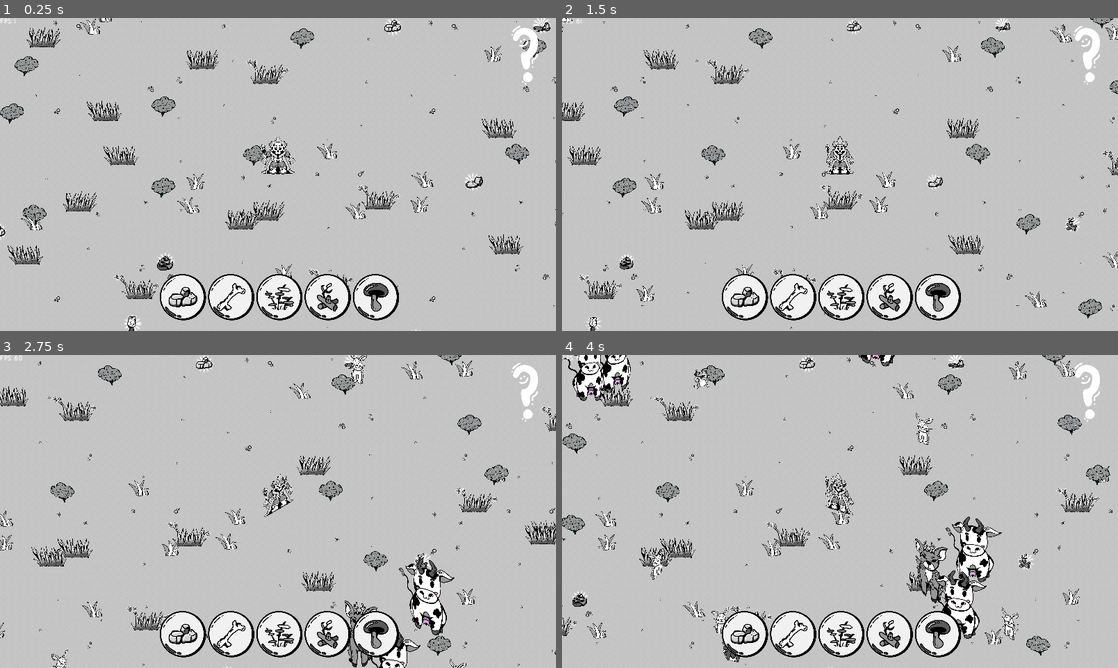
Above: before the commit, frames 1-4 (two rows, left to right).
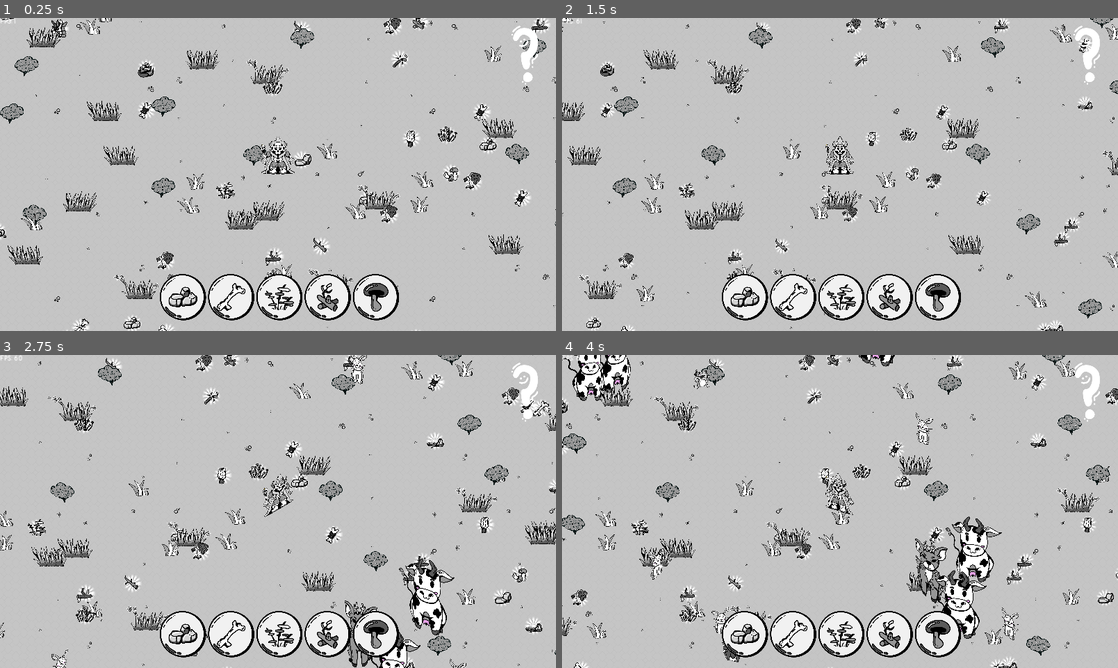
Above: after the commit, the same moments.

Repository: buloz/ld55
Game: Godot game, scene res://Scenes/Debug/DebugScene.tscn
Two runs of this game, one before a commit and one after it. Both use one fixed random seed, a clock stepped at 60 frames per second and the inputs below.
Inputs (mouse positions are in pixels of both pictures, inside the frame that each line leads up to):
- Up to frame 1 (0.25 s): no input
- Up to frame 2 (1.5 s): tap Enter (ui_accept) at 0.5, 0.77 s; move the mouse to (962, 158) at 0.52 s; press the mouse at (962, 158) at 0.53 s; hold D (move_right) 0.53-1.25 s; release the mouse at (962, 158) at 1.25 s; drag from (728, 190) to (562, 36) at 1.27 s
- Up to frame 3 (2.75 s): move the mouse to (333, 442) at 2.02 s; press the mouse at (333, 442) at 2.03 s; hold D (move_right) from 2.03 s (still down); right-click (333, 442) at 2.1 s
- Up to frame 4 (4 s): release D (move_right) at 2.75 s; release the mouse at (895, 442) at 2.75 s; drag from (812, 574) to (862, 401) at 2.77 s; move the mouse to (1006, 558) at 3.52 s; press the mouse at (1006, 558) at 3.53 s; hold A (move_left) from 3.53 s (still down); tap Enter (ui_accept) at 3.77 s

The runs differ from the first frame. In frame 1, 2.3% of the frame differs, in the area x 0-99%, y 0-100%; in frame 2, 1.8%; in frame 3, 2.3%, in the area x 5-100%, y 0-100%; in frame 4, 2.0%.

Commit message:
[Sprites, Cursor] Added new sprites and cursor sprite

Diff:
--- a/Projet/Scenes/Entity/Summon/Summon.gd
+++ b/Projet/Scenes/Entity/Summon/Summon.gd
@@ -22,8 +22,7 @@
 	chaseTarget = true
 
 func loadRandomSummon():
-	var choosenSpriteIndex: int = randi_range(0, 3)
-	loadSummonType(choosenSpriteIndex)
+	loadSummonType(randi_range(0, 3), randi_range(0, 2))
 
 func loadSpellType(spellType:int):
 	match spellType:
@@ -52,32 +51,58 @@
 		11:
 			$CasterComponent.spellScene = preload("res://Scenes/Attacks/Haunted/Howl.tscn")
 
-func loadSummonType(summonType: int):
+func loadSummonType(summonType: int, summonSubtype: int):
+
+
 	match summonType:
 		0:
-			$Sprite2D.texture = preload("res://Ressources/sprites/Summon/Golem.png")
+			if summonSubtype == 1:
+				$Sprite2D.texture = preload("res://Ressources/sprites/Summon/Golem_1.png")
+			elif summonSubtype == 2:
+				$Sprite2D.texture = preload("res://Ressources/sprites/Summon/Golem_2.png")
+			else:
+				$Sprite2D.texture = preload("res://Ressources/sprites/Summon/Golem.png")
+
 			$Sprite2D.scale = Vector2(0.75, 0.75)
 			$Sprite2D.offset.y = -290
 
 		1:
-			$Sprite2D.texture = preload("res://Ressources/sprites/Summon/Goule.png")
+			if summonSubtype == 1:
+				$Sprite2D.texture = preload("res://Ressources/sprites/Summon/Goule_1.png")
+			elif summonSubtype == 2:
+				$Sprite2D.texture = preload("res://Ressources/sprites/Summon/Goule_2.png")
+			else:
+				$Sprite2D.texture = preload("res://Ressources/sprites/Summon/Goule.png")
+
 			$Sprite2D.scale = Vector2(0.5, 0.5)
 			$Sprite2D.offset.y = -307
 
 		2:
-			$Sprite2D.texture = preload("res://Ressources/sprites/Summon/Squelette.png")
+			if summonSubtype == 1:
+				$Sprite2D.texture = preload("res://Ressources/sprites/Summon/Squelette_1.png")
+			elif summonSubtype == 2:
+				$Sprite2D.texture = preload("res://Ressources/sprites/Summon/Squelette_2.png")
+			else:
+				$Sprite2D.texture = preload("res://Ressources/sprites/Summon/Squelette.png")
+
 			$Sprite2D.scale = Vector2(0.4, 0.4)
 			$Sprite2D.offset.y = -312
 
 		3:
-			$Sprite2D.texture = preload("res://Ressources/sprites/Summon/Spectre.png")
+			if summonSubtype == 1:
+				$Sprite2D.texture = preload("res://Ressources/sprites/Summon/Spectre_1.png")
+			elif summonSubtype == 2:
+				$Sprite2D.texture = preload("res://Ressources/sprites/Summon/Spectre_2.png")
+			else:
+				$Sprite2D.texture = preload("res://Ressources/sprites/Summon/Spectre.png")
+
 			$Sprite2D.scale = Vector2(0.5, 0.5)
 			$Sprite2D.offset.y = -369
 
 
 func initializeFromInfo(summonInfo: SummonInfo):
 
-	loadSummonType(summonInfo.type)
+	loadSummonType(summonInfo.type, summonInfo.subtype)
 	loadSpellType(summonInfo.spellType)
 
 	$HealthComponent.MaxHealth = summonInfo.health
--- a/Projet/Scenes/Entity/Summon/SummonInfo.gd
+++ b/Projet/Scenes/Entity/Summon/SummonInfo.gd
@@ -2,6 +2,7 @@
 
 #GOLEM, GOULE, SQUELETTE, SPECTRE
 var type: int
+var subtype: int
 var spellType: int
 
 var health: float
@@ -18,8 +19,9 @@
 var confortDistance: float
 
 
-func _init(type: int, spellType: int, health: float, damage: float, cooldown: float, attackRange: float, confortDistance: float):
+func _init(type: int, subtype: int, spellType: int, health: float, damage: float, cooldown: float, attackRange: float, confortDistance: float):
 	self.type = type
+	self.subtype = subtype
 	self.spellType = spellType
 	self.health = health
 	self.damage = damage
--- a/Projet/Scenes/Map/Map.tscn
+++ b/Projet/Scenes/Map/Map.tscn
@@ -17,7 +17,6 @@
 script = ExtResource("1_00vvb")
 environementItems = Array[PackedScene]([ExtResource("3_7l7e1")])
 materialScene = ExtResource("4_4qou7")
-materialProbabilty = 0.58
 
 [node name="ChunkHandler" type="Node2D" parent="." node_paths=PackedStringArray("environementSpawner")]
 y_sort_enabled = true
--- a/Projet/Scenes/Player/Inventory.gd
+++ b/Projet/Scenes/Player/Inventory.gd
@@ -10,6 +10,8 @@
 
 var possibleCrafts: PossibleCrafts = preload("res://Scenes/Player/PossibleCrafts.gd").new()
 
+#Mouse cursor
+var mouseSummonCursor = preload("res://Ressources/cursor/summonCursor.png")
 
 # Called when the node enters the scene tree for the first time.
 func _ready():
@@ -27,13 +29,22 @@
 	print("New inventory: ", storedMaterials)
 
 func _slotbar_pressed(value, toggled_on):
+
 	if toggled_on:
 		if storedMaterials[value] > 0:
 			floatingMaterials.append(value)
+
+			Input.set_custom_mouse_cursor(mouseSummonCursor, 0, Vector2(64, 64))
+
+		else:
+			hotbar.get_node("Slot%d" % (5 + value)).button_pressed = false
 	else:
 		var index = floatingMaterials.rfind(value)
-		if index > -1 and !toggled_on:
+		if index > -1 and not toggled_on:
 			floatingMaterials.remove_at(index)
+			if floatingMaterials.is_empty():
+				Input.set_custom_mouse_cursor(null)
+
 
 func try_craft():
 	var recipe = possibleCrafts.getCraftResult(floatingMaterials)
@@ -44,4 +55,7 @@
 	for slot in get_node("/root/DebugScene/UI/Hotbar").get_children(true):
 		if slot is BaseButton:
 			slot.set_pressed_no_signal(false)
+
+	Input.set_custom_mouse_cursor(null)
+
 	return recipe
--- a/Projet/Scenes/Player/Player.gd
+++ b/Projet/Scenes/Player/Player.gd
@@ -22,11 +22,11 @@
 
 func _ready():
 	$SummonSpawner.spawnTargetNode = get_parent()
-	$Inventory.storedMaterials[0] = 999
-	$Inventory.storedMaterials[1] = 999
-	$Inventory.storedMaterials[2] = 999
-	$Inventory.storedMaterials[3] = 999
-	$Inventory.storedMaterials[4] = 999
+	#$Inventory.storedMaterials[0] = 999
+	#$Inventory.storedMaterials[1] = 999
+	#$Inventory.storedMaterials[2] = 999
+	#$Inventory.storedMaterials[3] = 999
+	#$Inventory.storedMaterials[4] = 999
 	get_node("/root/Global").Player = self
 
 #TODO: faire un déplacement plus smooooooooth
--- a/Projet/Scenes/Player/PossibleCrafts.gd
+++ b/Projet/Scenes/Player/PossibleCrafts.gd
@@ -1,21 +1,21 @@
 class_name PossibleCrafts extends Node
 
 var possibleCrafts: Array = [
-	#Materials -> 0rock, 1bone, 2herb, 3wood, 4shroom
+	#Materials -> 0: rock, 1: bone, 2: herb, 3: wood, 4: shroom
 	#Summon types -> 0golem, 1ghoul, 2skelleton, 3haunt
 	#SummonInfoClass -> type: int, spellType:int, health: float, damage: float, cooldown: float, range: float, confortDistance: float
-	[[0, 2], SummonInfo.new(0, 0, 100, 10, 6, 800, 20)],
-	[[0, 2, 3], SummonInfo.new(0, 1, 150, 15, 8, 250, 80)],
-	[[0, 2, 4], SummonInfo.new(0, 2, 80, 5, 3, 800, 300)],
-	[[2, 4], SummonInfo.new(1, 3, 40, 1, 5, 800, 600)],
-	[[2, 4, 1], SummonInfo.new(1, 4, 100, 10, 8, 800, 20)],
-	[[2, 4, 3], SummonInfo.new(1, 5, 80, 35, 2, 20, 20)],
-	[[1, 2], SummonInfo.new(2, 6, 40, 25, 5, 800, 600)],
-	[[1, 2, 3], SummonInfo.new(2, 7, 40, 2, 2.5, 500, 300)],
-	[[1, 2, 0], SummonInfo.new(2, 8, 80, 20, 1, 20, 20)],
-	[[4, 1], SummonInfo.new(3, 9, 60, 20, 15, 200, 200)],
-	[[4, 1, 3], SummonInfo.new(3, 10, 30, 30, 1, 1000, 600)],
-	[[4, 1, 0], SummonInfo.new(3, 11, 60, 15, 2.5, 200, 100)]
+	[[0, 2], SummonInfo.new(0, 0, 0, 100, 10, 6, 800, 20)],
+	[[0, 2, 3], SummonInfo.new(0, 1, 1, 150, 15, 8, 250, 80)],
+	[[0, 2, 4], SummonInfo.new(0, 2, 2, 80, 5, 3, 800, 300)],
+	[[2, 4], SummonInfo.new(1, 0, 3, 40, 1, 5, 800, 600)],
+	[[2, 4, 1], SummonInfo.new(1, 1, 4, 100, 10, 8, 800, 20)],
+	[[2, 4, 3], SummonInfo.new(1, 2, 5, 80, 35, 2, 20, 20)],
+	[[1, 2], SummonInfo.new(2, 0, 6, 40, 25, 5, 800, 600)],
+	[[1, 2, 3], SummonInfo.new(2, 1, 7, 40, 2, 2.5, 500, 300)],
+	[[1, 2, 0], SummonInfo.new(2, 2, 8, 80, 20, 1, 20, 20)],
+	[[4, 1], SummonInfo.new(3, 0, 9, 60, 20, 15, 200, 200)],
+	[[4, 1, 3], SummonInfo.new(3, 1, 10, 30, 30, 1, 1000, 600)],
+	[[4, 1, 0], SummonInfo.new(3, 2, 11, 60, 15, 2.5, 200, 100)]
 ]
 
 
--- a/Projet/Scenes/UserInterface/hotbar.gd
+++ b/Projet/Scenes/UserInterface/hotbar.gd
@@ -1,6 +1,6 @@
 class_name Hotbar extends HBoxContainer
 
-signal slotbar(slot_name)
+signal slotbar(slot_name, state)
 
 func _on_slot_5_toggled(toggled_on):
 	slotbar.emit(0, toggled_on)
Not shown, added: Projet/Ressources/UI/bone.png.import
Not shown, added: Projet/Ressources/UI/herb.png.import
Not shown, added: Projet/Ressources/UI/rock.png.import
Not shown, added: Projet/Ressources/UI/shroom.png.import
Not shown, added: Projet/Ressources/UI/wood.png.import
Binary file added: Projet/Ressources/cursor/summonCursor.png
Not shown, added: Projet/Ressources/cursor/summonCursor.png.import
Not shown, added: Projet/Ressources/sounds/animals/cat1.wav.import
Not shown, added: Projet/Ressources/sounds/animals/cat2.wav.import
Not shown, added: Projet/Ressources/sounds/animals/cat3.wav.import
Not shown, added: Projet/Ressources/sounds/animals/cat4.wav.import
Not shown, added: Projet/Ressources/sounds/animals/cat5.wav.import
(and 38 more such lines)
